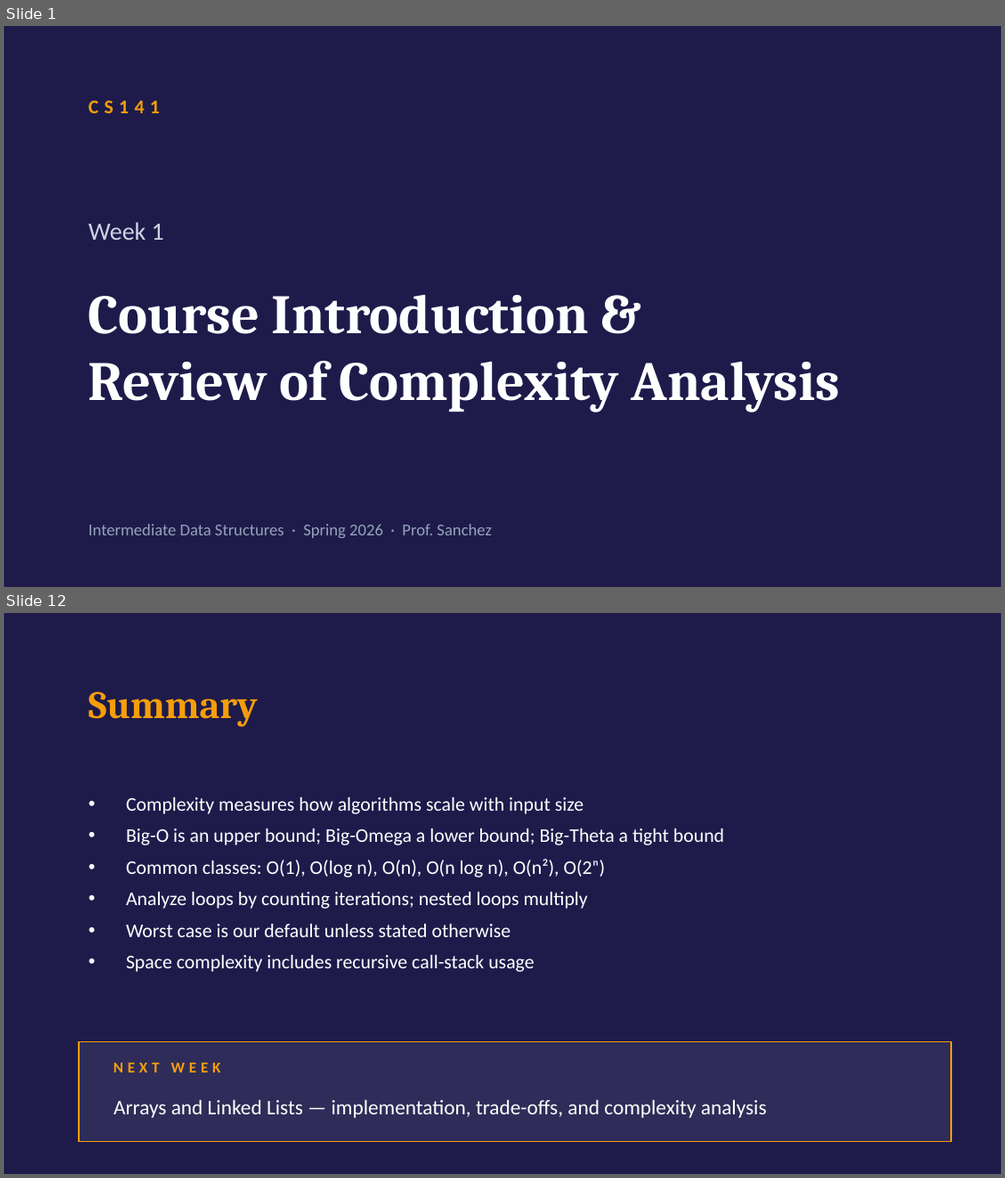
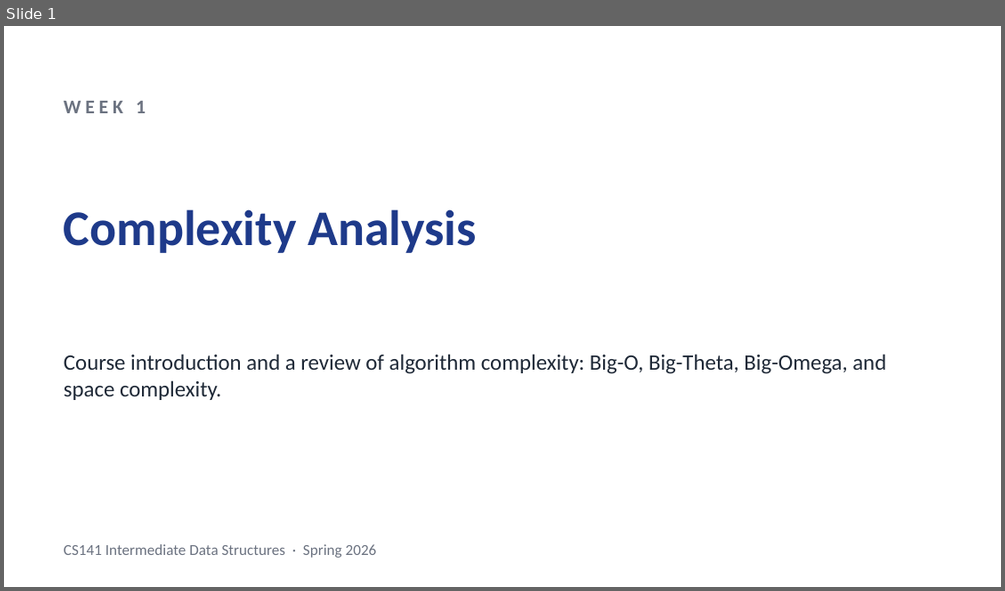
Before and after one commit to anishkancherla/stitch, a slide deck: samples/lectures/Week1_ComplexityAnalysis.pptx. Shown one above the other, each under a label of ours: slides 1 and 12 before the commit, slide 1 after it; the slides between them are not shown. The pictures are 1005x1178 and 1005x591 pixels, drawn with LibreOffice and Linux fonts; fonts in the diff are those of the drawing. Boxes give left, top, right and bottom in pixels: in the first picture for what was removed or moved away, otherwise in the second. Text is boxed around its words. In the diff, an @@ line names an element or a change of style, - is before the commit and + after.

```diff
--- a/samples/lectures/Week1_ComplexityAnalysis.pptx
+++ b/samples/lectures/Week1_ComplexityAnalysis.pptx
@@ slide 12 removed at <box>4,613,1001,1174</box>, background #1E1B4B @@
@@ text removed at <box>89,691,258,727</box> @@
-Summary
@@ text removed at <box>126,797,724,972</box> @@
-• Complexity measures how algorithms scale with input size
-• Big-O is an upper bound; Big-Omega a lower bound; Big-Theta a tight bound
-• Common classes: O(1), O(log n), O(n), O(n log n), O(n²), O(2ⁿ)
-• Analyze loops by counting iterations; nested loops multiply
-• Worst case is our default unless stated otherwise
-• Space complexity includes recursive call-stack usage
@@ rectangle removed at <box>79,1042,951,1142</box> @@
@@ text removed at <box>113,1062,221,1072</box> @@
-NEXT WEEK
@@ text removed at <box>113,1100,767,1118</box> @@
-Arrays and Linked Lists — implementation, trade-offs, and complexity analysis
@@ slide 1 changed as well @@
@@ background #1E1B4B to #FFFFFF @@
@@ text at <box>64,101,146,113</box>: text changed; size 18 to 14 pt; text colour #CBD5E1 to #6B7280; bold on @@
-Week 1
+WEEK 1
@@ text removed at <box>89,100,160,113</box> @@
-CS141
@@ text added at <box>64,209,477,253</box>, 36 pt, text #1E3A8A, bold @@
+Complexity Analysis
@@ text at <box>64,354,886,400</box>: text changed; size 40 to 16 pt; font Cambria to Calibri; text colour #FFFFFF to #1F2937; bold off @@
-Course Introduction &
-Review of Complexity Analysis
+Course introduction and a review of algorithm complexity: Big-O, Big-Theta, Big-Omega, and space complexity.
@@ text at <box>64,544,377,557</box>: text changed; size 12 to 11 pt; text colour #94A3B8 to #6B7280 @@
-Intermediate Data Structures · Spring 2026 · Prof. Sanchez
+CS141 Intermediate Data Structures · Spring 2026
```
Also in this commit, not shown: 1 other slide changed, 28 slides added, 9 other slides removed, 26 other files.
